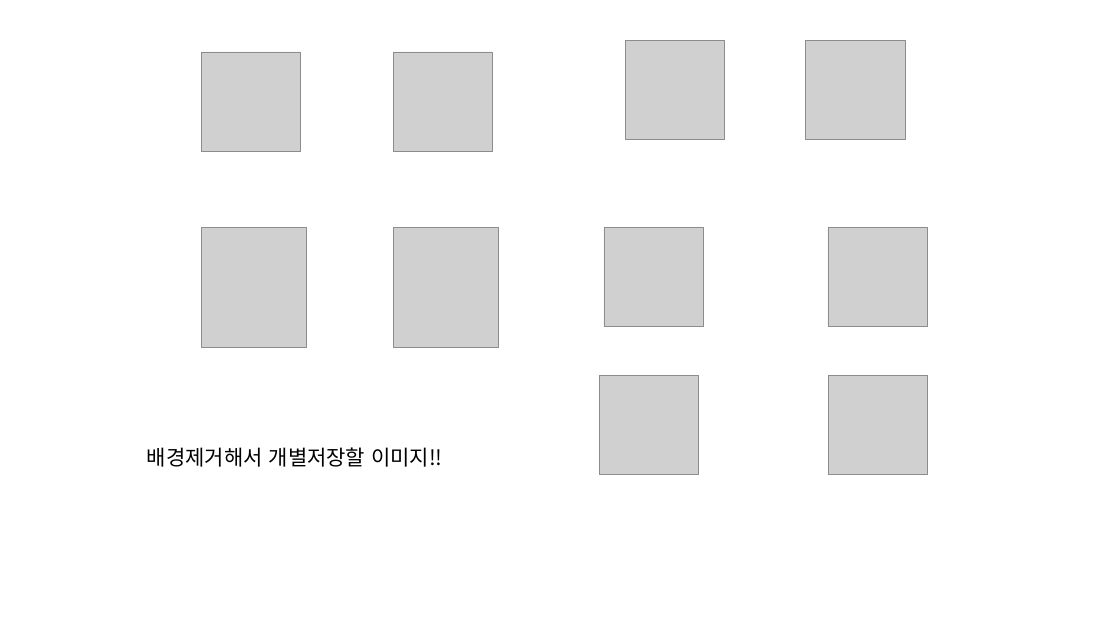
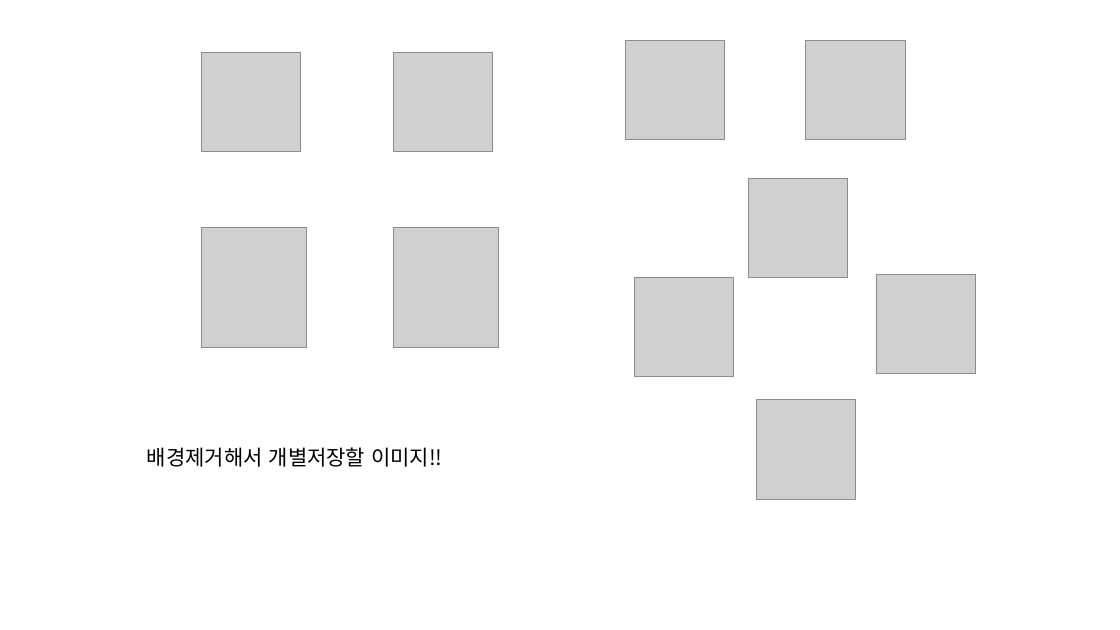
Before and after one commit to livlikwav/UOSSE, a slide deck: slide 2 of mapimgs/simimgs.pptx. Drawn at 1120x630 pixels with LibreOffice and Linux fonts; fonts in the diff are those of the drawing; grey boxes stand for pictures. Boxes give left, top, right and bottom in pixels: in the first picture for what was removed or moved away, otherwise in the second. Text is boxed around its words. In the diff, an @@ line names an element or a change of style, - is before the commit and + after.

```diff
--- a/mapimgs/simimgs.pptx
+++ b/mapimgs/simimgs.pptx
@@ picture added at bbox=[749, 178, 848, 277] @@
@@ picture removed at bbox=[604, 227, 703, 326] @@
@@ picture removed at bbox=[828, 227, 928, 326] @@
@@ picture added at bbox=[635, 277, 734, 376] @@
@@ picture added at bbox=[876, 275, 975, 374] @@
@@ picture removed at bbox=[599, 376, 698, 475] @@
@@ picture removed at bbox=[828, 376, 928, 475] @@
@@ picture added at bbox=[756, 400, 855, 499] @@
```
Also in this commit, not shown: 1 slide added, 1 slide removed, 7 other files.
